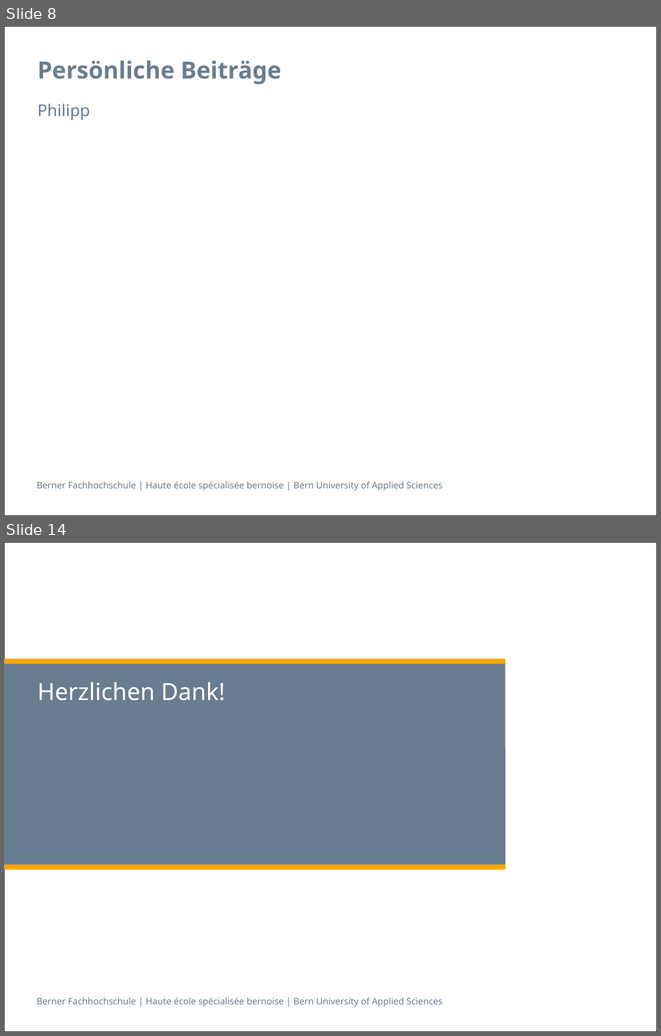
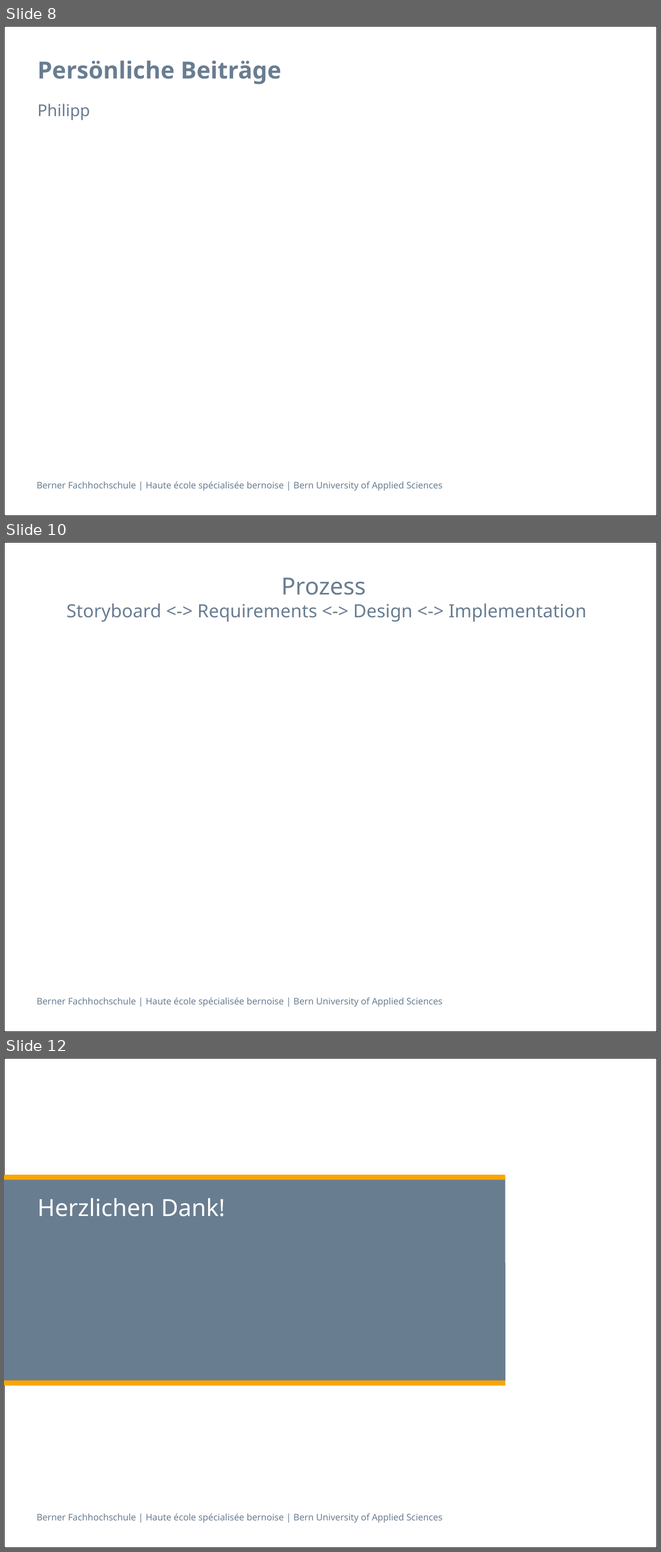
Before and after one commit to zyssm4/ch.bfh.btx8081.w2015.red, a slide deck: doc/Task14/task14_presentation Schlurp.pptx. Shown one above the other, each under a label of ours: slides 8 and 14 before the commit, slides 8, 10 and 12 after it; the slides between them are not shown. The pictures are 661x1036 and 661x1552 pixels, drawn with LibreOffice and Linux fonts; fonts in the diff are those of the drawing. Boxes give left, top, right and bottom in pixels: in the first picture for what was removed or moved away, otherwise in the second. Text is boxed around its words. In the diff, an @@ line names an element or a change of style, - is before the commit and + after.

```diff
--- a/doc/Task14/task14_presentation Schlurp.pptx
+++ b/doc/Task14/task14_presentation Schlurp.pptx
@@ slide 10 added at (4,542,657,1032), background #FFFFFF; not listed: 2 template elements that a slide beside it also shows @@
@@ title added at (67,578,586,622), 20 pt, text #697D91 @@
+Prozess
+Storyboard <-> Requirements <-> Design <-> Implementation
@@ what was slide 14 is now slide 12 @@
```
Also in this commit, not shown: 2 slides changed, 2 other slides added, 5 slides removed.
